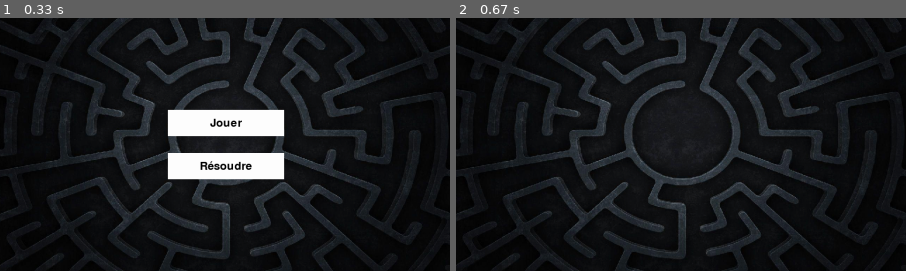
Above: before the commit, frames 1-2 (left to right).
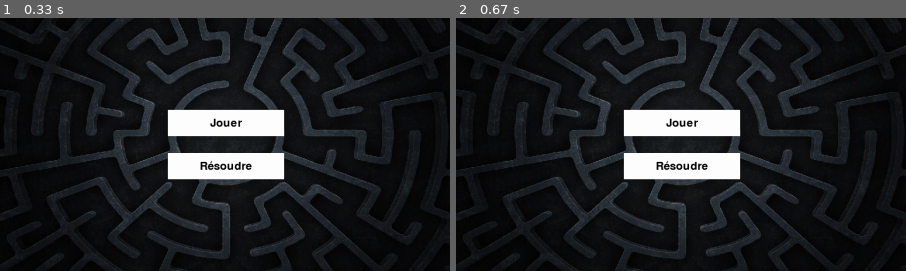
Above: after the commit, the same moments.

Repository: negrel/python-maze
Game: pygame game, started from beta.py
Same seed, same stepped clock (60 frames per second), same inputs: the game is played once before the commit and once after it.
Inputs:
- Up to frame 1 (0.33 s): no input
- Up to frame 2 (0.67 s): click "Jouer" at 0.38 s
The pictures show only the part of the screen within x 25-75%, y 29-79%; the shares and areas given below are measured in that part.

Frame 1 is identical in both runs. In frame 2, 5.6% of the frame differs, in the area x 37-64%, y 35-65%.

Commit message:
menu play presque fini

Diff:
--- a/beta.py
+++ b/beta.py
@@ -3,20 +3,29 @@
 import time
 import pygame
 import os
+import tkinter
+import tkinter.filedialog
 
 import utils
 import resolveur
-
 from gui.application import *
 from gui.button import *
 from gui.image import *
 from gui.page import *
+from gui.maze import *
+
+
+def ask_open_filepath():
+    tkinter.Tk().withdraw()
+    return tkinter.filedialog.askopenfilename()
+
 
 # Couleurs
 BLACK = (0, 0, 0)
 WHITE = (255, 255, 255)
 
 # Taille standard
+SQUARE_SIZE = 36
 BTN_WIDTH = 248
 BTN_HEIGHT = 56
 
@@ -35,6 +44,23 @@
 play = None
 solve = None
 
+
+def mode_play():
+    filepath = ask_open_filepath()
+    if len(filepath) == 0:
+        return
+
+    app.push_page(play)
+
+    maze, err = utils.loadcsv(filepath)
+    if err == None:
+        play.appendElement(Maze(*CENTER, 720, 720, maze))
+    else:
+        play.appendElement(
+            Text(*CENTER,
+                 f"Un erreur c'est produite en ouvrant le ficher: {filepath}"))
+
+
 # Menu
 menu = Page("menu")
 menu.appendElement(image)
@@ -45,7 +71,7 @@
            BTN_WIDTH,
            BTN_HEIGHT,
            "Jouer",
-           lambda event: app.push_page(play),
+           lambda event: mode_play(),
            background=WHITE,
            color=BLACK))
 menu.appendElement(
--- a/pages/menu.py
+++ /dev/null
@@ -1,41 +0,0 @@
-def menu():
-    # Menu
-    menu = Page("menu")
-    menu.appendElement(image)
-
-    menu.appendElement(
-        Button(*CENTER,
-               BTN_WIDTH,
-               BTN_HEIGHT,
-               "Jouer",
-               lambda event: app.push_page(play),
-               background=WHITE,
-               color=BLACK))
-    menu.appendElement(
-        Button(CENTER[0],
-               CENTER[1] + 92,
-               BTN_WIDTH,
-               BTN_HEIGHT,
-               "Résoudre",
-               lambda event: print("Résoudre"),
-               background=WHITE,
-               color=BLACK))
-
-    # Bouton pour quitter l'application
-    btn_quitter = Button(CENTER[0] + (BTN_WIDTH + 10),
-                         (window_height - window_height / 10),
-                         BTN_WIDTH,
-                         BTN_HEIGHT,
-                         "Quitter",
-                         lambda event: app.quit(),
-                         background=BLACK)
-    menu.appendElement(btn_quitter)
-
-    btn_retour = Button(CENTER[0] - (BTN_WIDTH + 10),
-                        (window_height - window_height / 10),
-                        BTN_WIDTH,
-                        BTN_HEIGHT,
-                        "Retour",
-                        lambda event: app.pop_page(),
-                        background=BLACK)
-    menu.appendElement(btn_retour)
